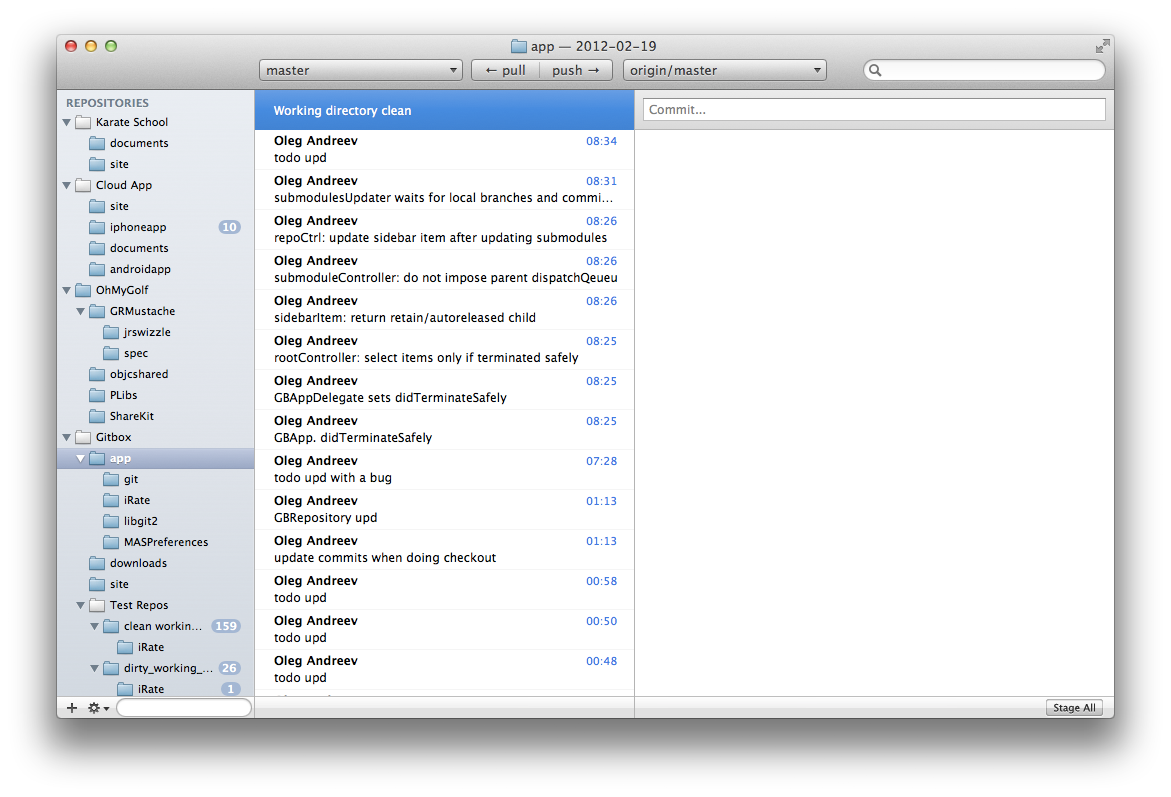
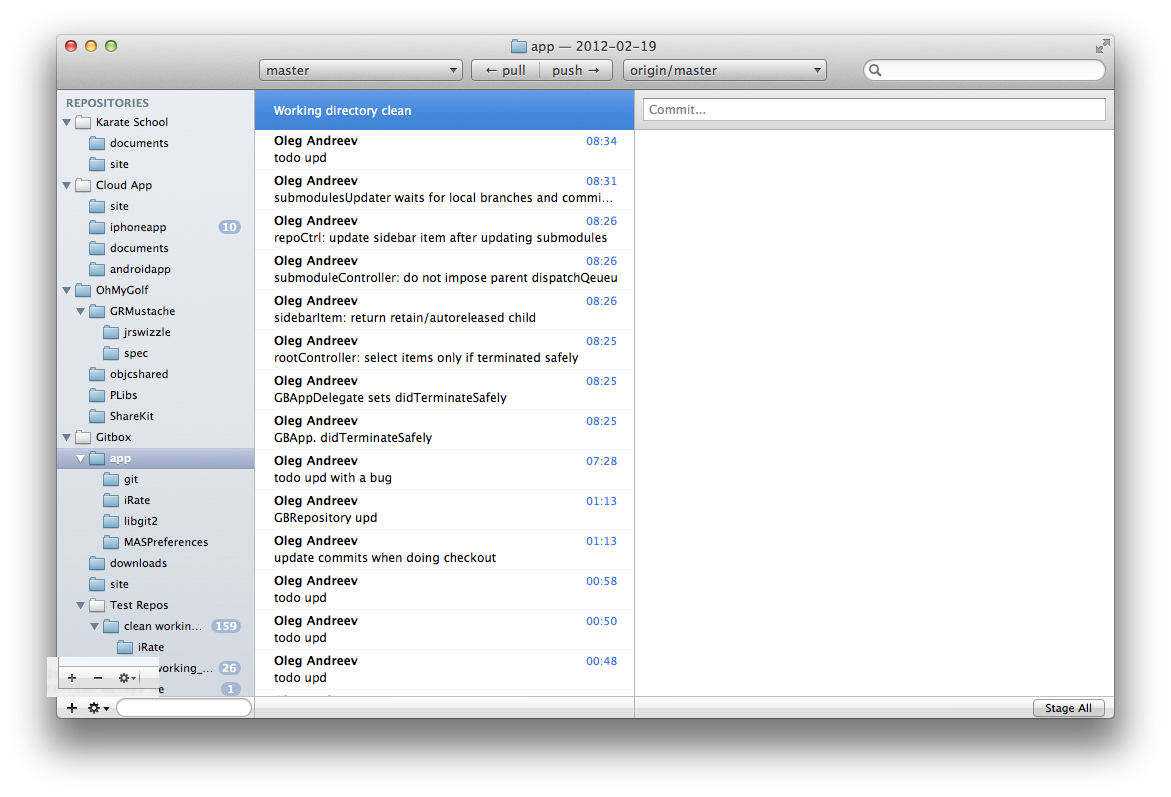
Layer changes from the first w=1171, h=797 image to the second:
added layer "Stage All small" (multiply) in group "stage bottom bar" over [left=1033, top=699, right=1105, bottom=718]
hid "Stage All" over [left=1054, top=703, right=1095, bottom=714]
hid "Shape 2" over [left=1046, top=699, right=1103, bottom=716]
"sidebar bottom bar": opacity 80% → 100% over [left=47, top=657, right=159, bottom=714]
added layer "xcode schemas" in group "sidebar bottom bar" over [left=47, top=657, right=159, bottom=697]
